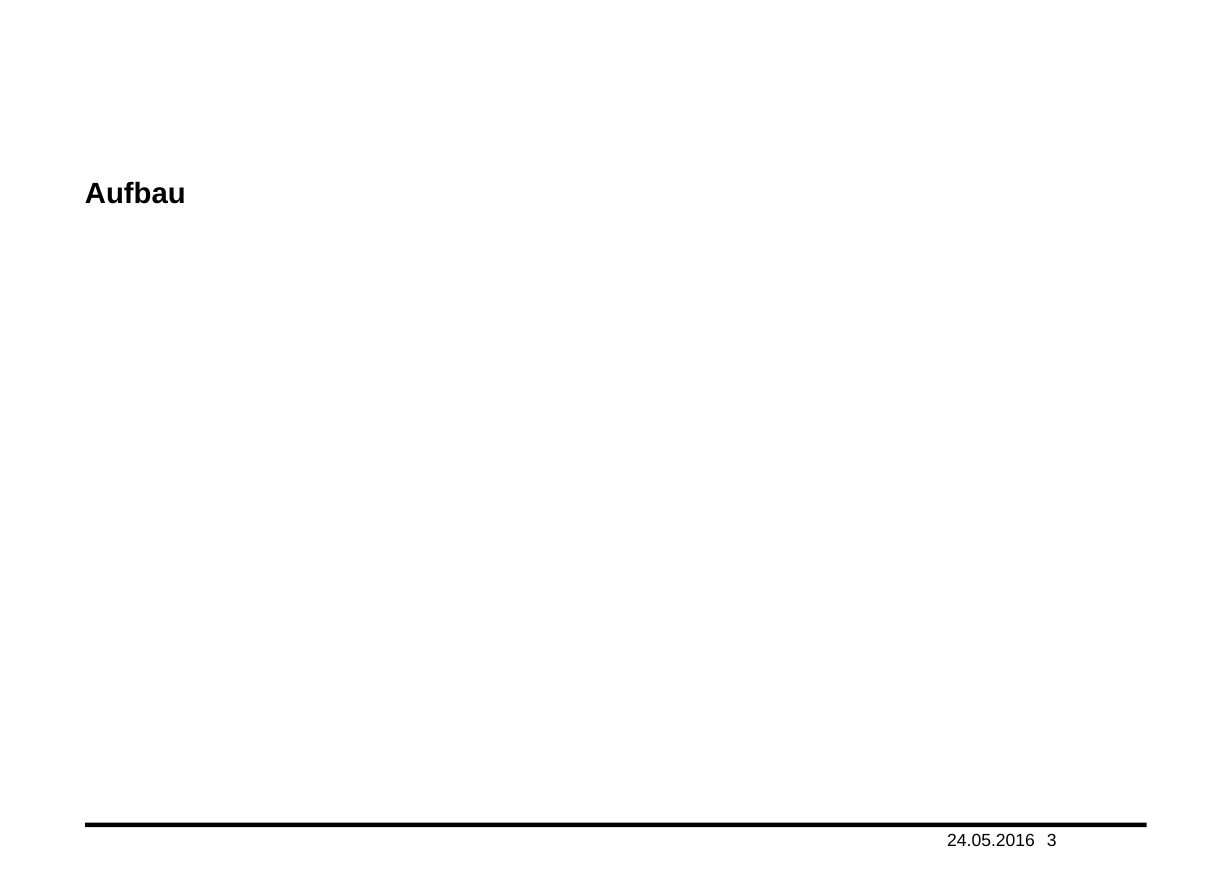
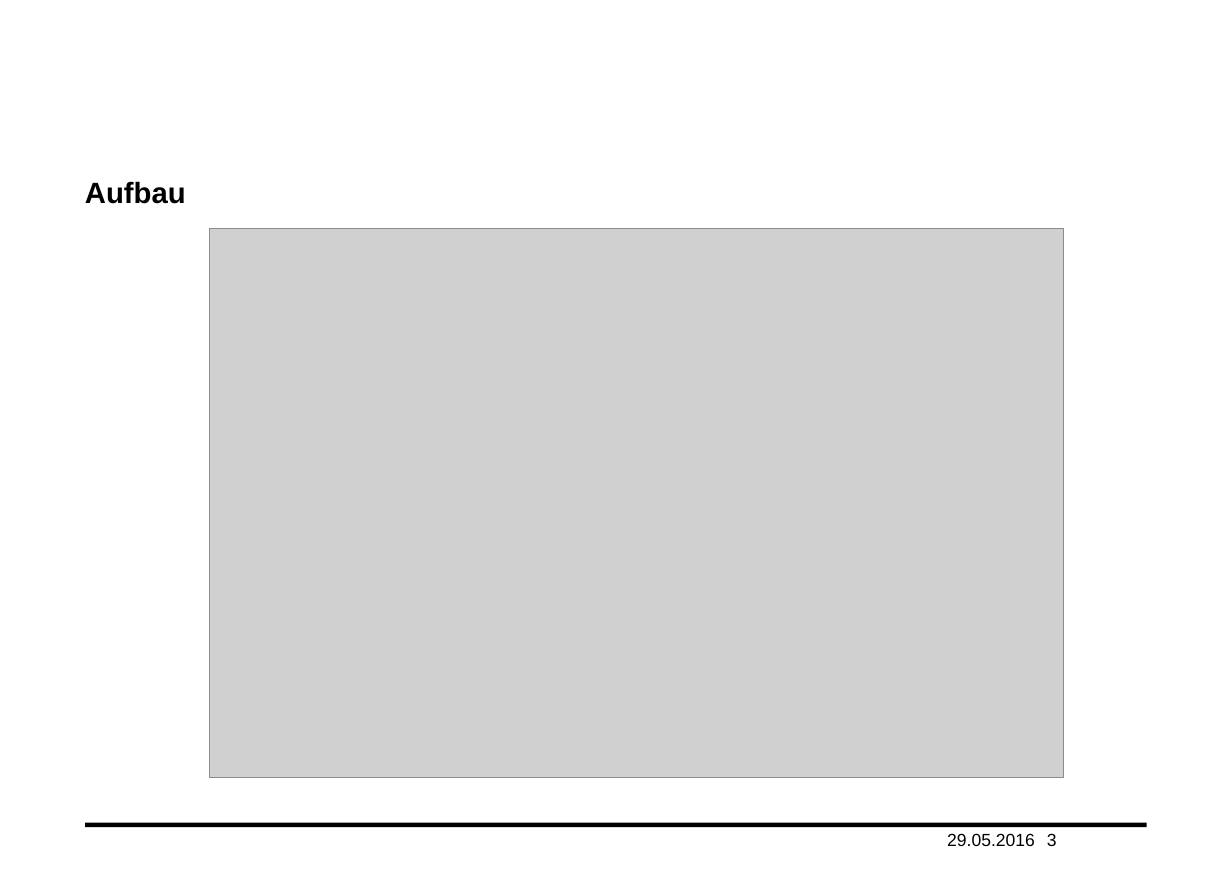
Before and after one commit to haisi/oop2Project, a slide deck: slide 3 of presentation.pptx. Drawn at 1232x871 pixels with LibreOffice and Linux fonts; fonts in the diff are those of the drawing; grey boxes stand for pictures; background and template pictures are left out. Boxes give left, top, right and bottom in pixels: in the first picture for what was removed or moved away, otherwise in the second. Text is boxed around its words. In the diff, an @@ line names an element or a change of style, - is before the commit and + after.

```diff
--- a/presentation.pptx
+++ b/presentation.pptx
@@ picture added at <box>210,229,1064,778</box> @@
@@ text at <box>947,833,1035,846</box>: text changed @@
-24.05.2016
+29.05.2016
```
Also in this commit, not shown: 8 other slides changed, 3 slides added.
